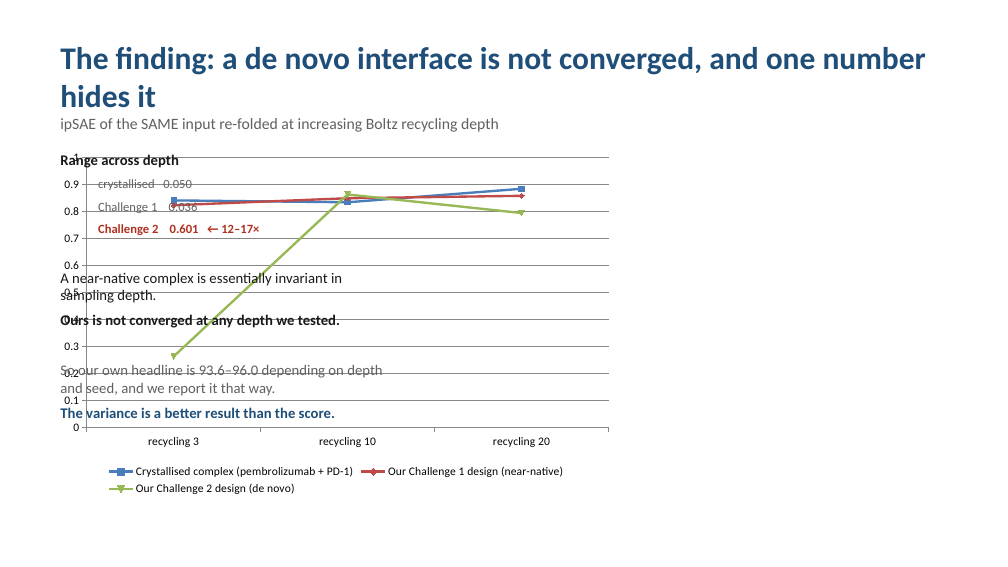
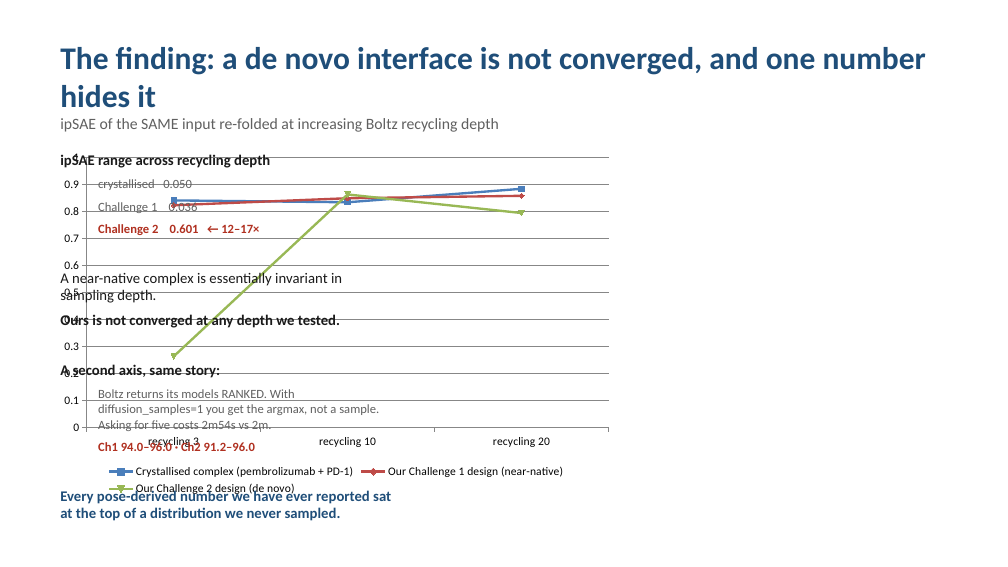
Before and after one commit to RRobin711/locksmith-antibody-hackathon, a slide deck: slide 3 of submission/LOCKSMITH_DEV/pitch/LOCKSMITH_DEV_presentation.pptx. Drawn at 1008x567 pixels with LibreOffice and Linux fonts; fonts in the diff are those of the drawing. Boxes give left, top, right and bottom in pixels: in the first picture for what was removed or moved away, otherwise in the second. Text is boxed around its words. In the diff, an @@ line names an element or a change of style, - is before the commit and + after.

```diff
--- a/submission/LOCKSMITH_DEV/pitch/LOCKSMITH_DEV_presentation.pptx
+++ b/submission/LOCKSMITH_DEV/pitch/LOCKSMITH_DEV_presentation.pptx
@@ text at (x1=60, y1=153, x2=270, y2=170): text changed @@
-Range across depth
+ipSAE range across recycling depth
@@ text at (x1=60, y1=363, x2=391, y2=521): text changed; size 14 to 12 pt; bold on @@
-So our own headline is 93.6–96.0 depending on depth and seed, and we report it that way.
-The variance is a better result than the score.
+A second axis, same story:
+  Boltz returns its models RANKED. With diffusion_samples=1 you get the argmax, not a sample. Asking for five costs 2m54s vs 2m.
+  Ch1 94.0–96.0 · Ch2 91.2–96.0
+Every pose-derived number we have ever reported sat at the top of a distribution we never sampled.
```
Also in this commit, not shown: 5 other files.
